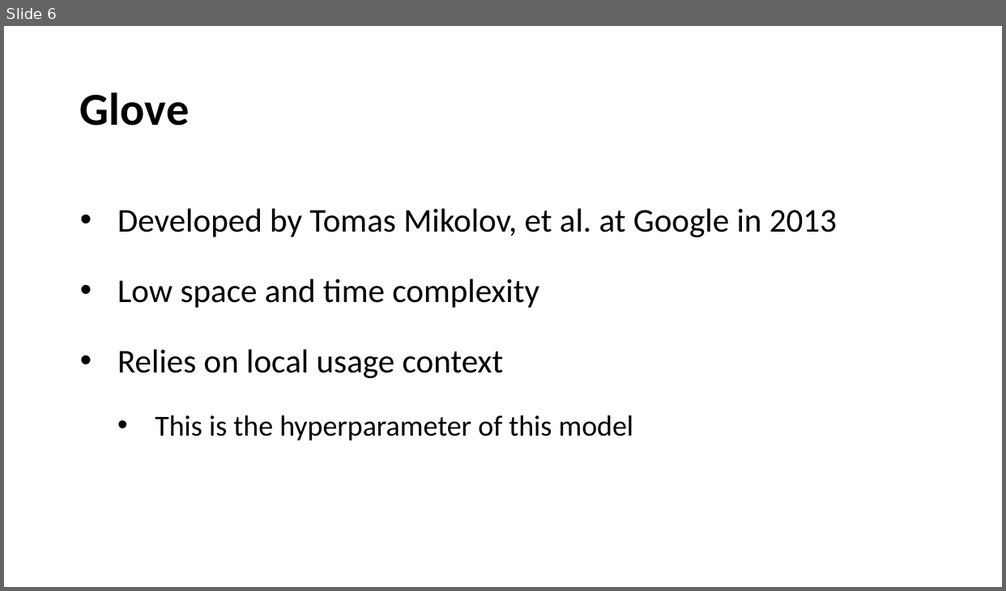
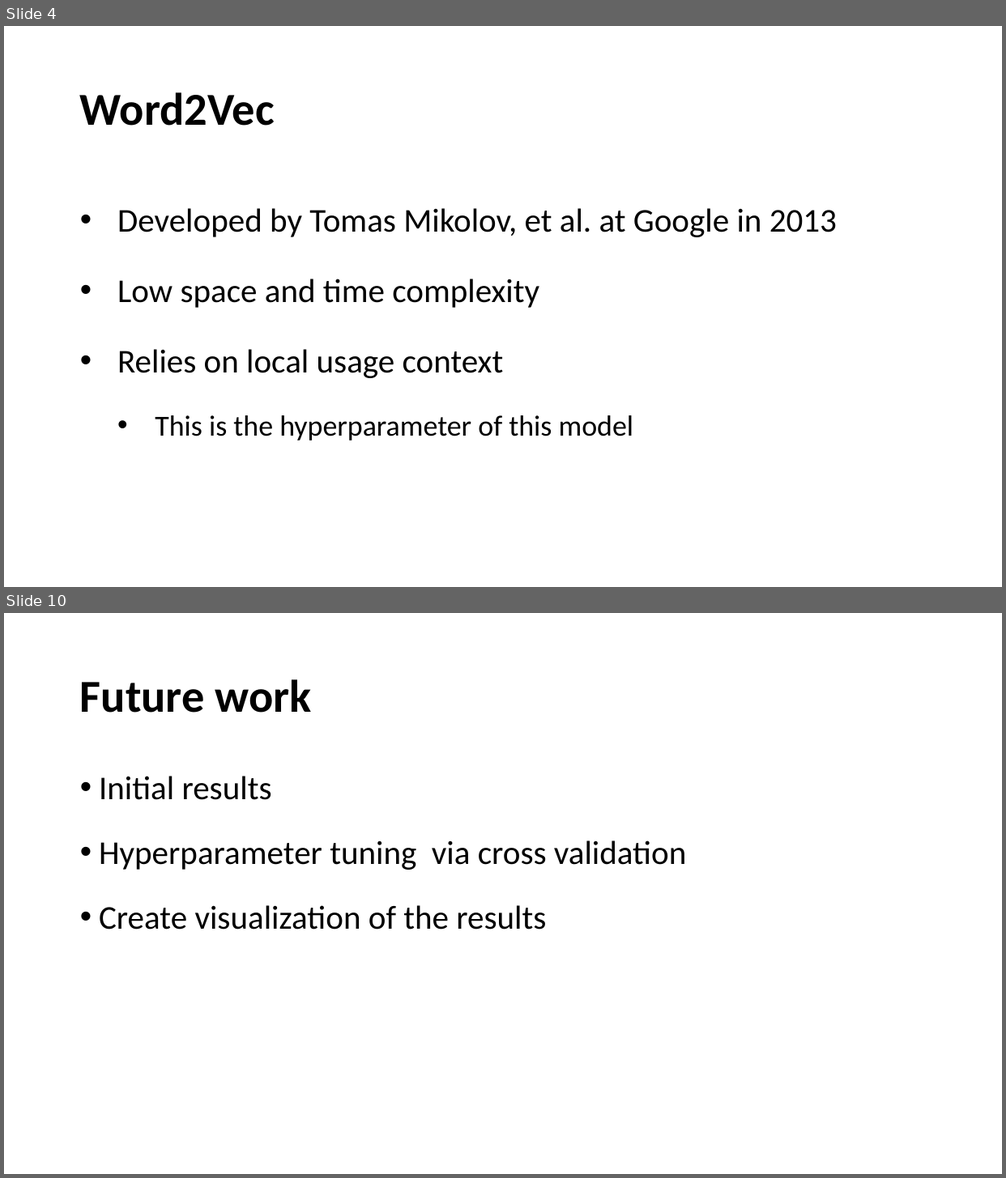
Before and after one commit to chensh3/word2vec_vs_glove, a slide deck: mid_term.pptx. Shown one above the other, each under a label of ours: slide 6 before the commit, slides 4 and 10 after it; the slides between them are not shown. The pictures are 1006x591 and 1006x1178 pixels, drawn with LibreOffice and Linux fonts; fonts in the diff are those of the drawing. Boxes give left, top, right and bottom in pixels: in the first picture for what was removed or moved away, otherwise in the second. Text is boxed around its words. In the diff, an @@ line names an element or a change of style, - is before the commit and + after.

Commit message:
implemented testing word2vec model on us patent dataset. clean code

```diff
--- a/mid_term.pptx
+++ b/mid_term.pptx
@@ slide 10 added at [4, 613, 1002, 1174], background #FFFFFF @@
@@ title added at [80, 679, 311, 713], 44 pt, text #000000, bold @@
+Future work
@@ text added at [99, 776, 686, 930], 32 pt, text #000000 @@
+• Initial results
+• Hyperparameter tuning via cross validation
+• Create visualization of the results
@@ what was slide 6 is now slide 4 @@
@@ slide 4 changed as well @@
@@ title at [80, 92, 275, 126]: text changed @@
-Glove
+Word2Vec
```
Also in this commit, not shown: 4 other slides changed, 5 other slides added, 5 slides removed, 7 other files.
